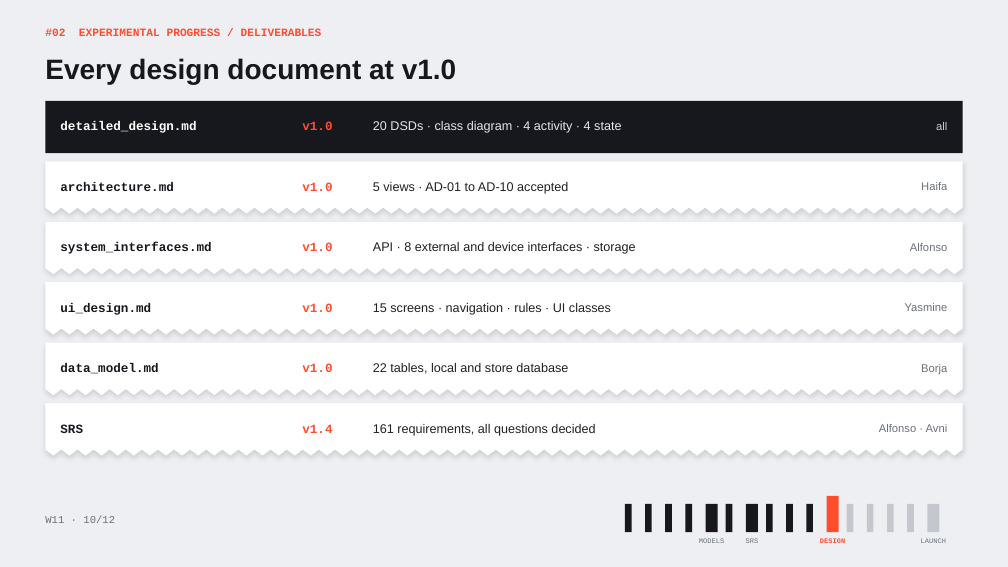
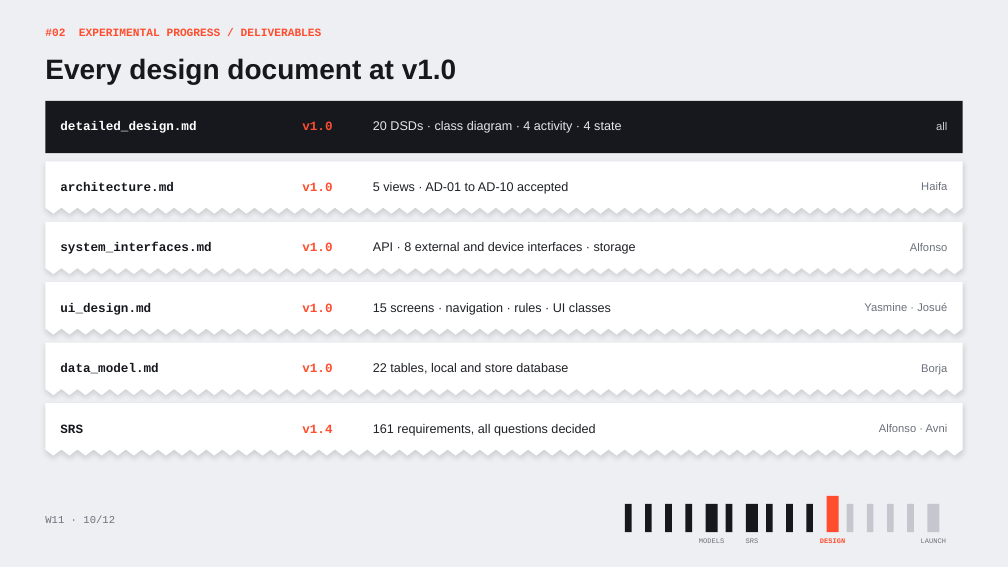
Before and after one commit to bhsei/26D, a slide deck: slide 10 of weekly-reports/W11/Weekly_Report_W11.pptx. Drawn at 1008x567 pixels with LibreOffice and Linux fonts; fonts in the diff are those of the drawing. Boxes give left, top, right and bottom in pixels: in the first picture for what was removed or moved away, otherwise in the second. Text is boxed around its words. In the diff, an @@ line names an element or a change of style, - is before the commit and + after.

Commit message:
W11 - Weekly report W11; Josué in the owners of the UI design

```diff
--- a/weekly-reports/W11/Weekly_Report_W11.pptx
+++ b/weekly-reports/W11/Weekly_Report_W11.pptx
@@ text at [864,303,947,311]: text changed @@
-Yasmine
+Yasmine · Josué
```
